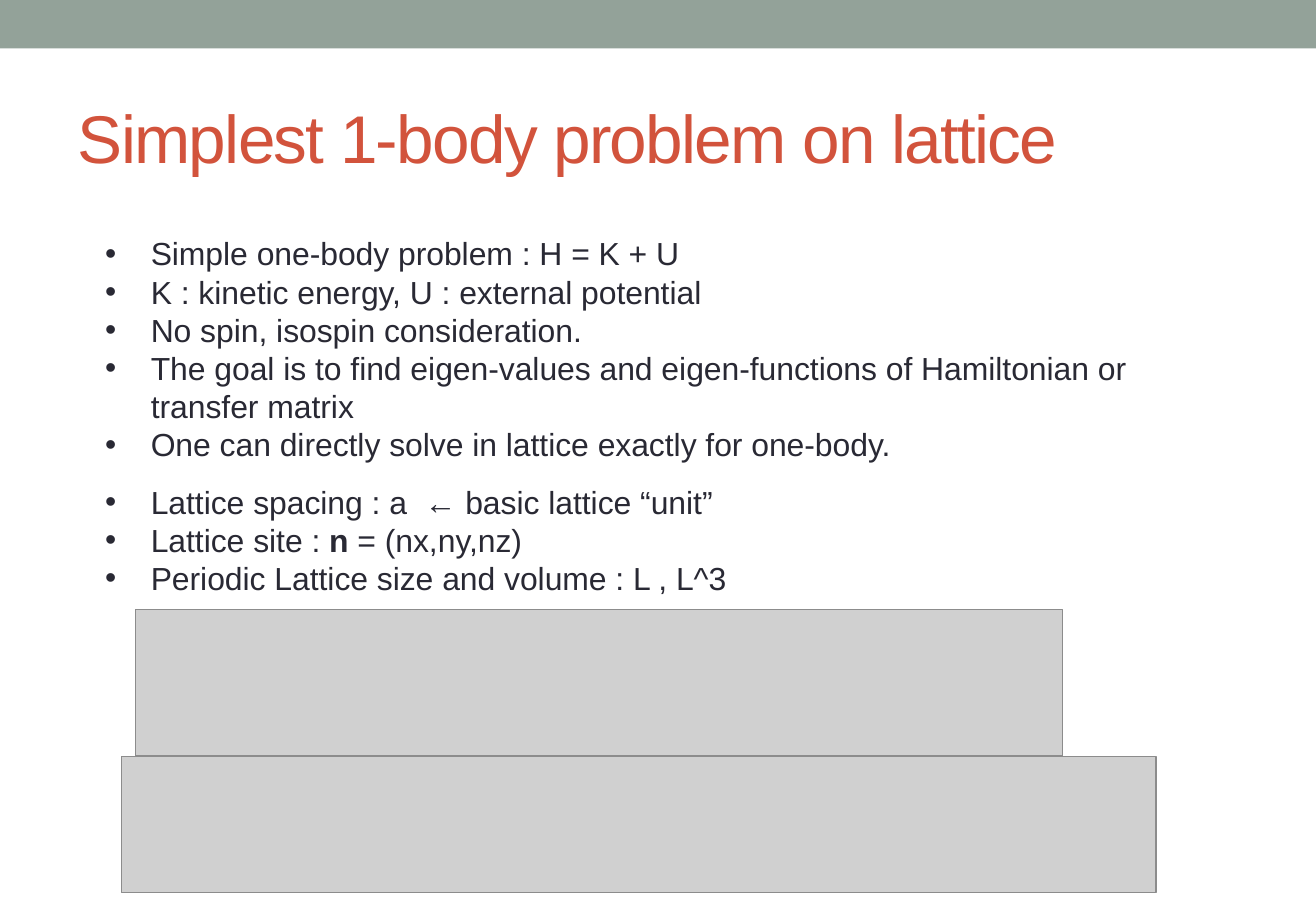
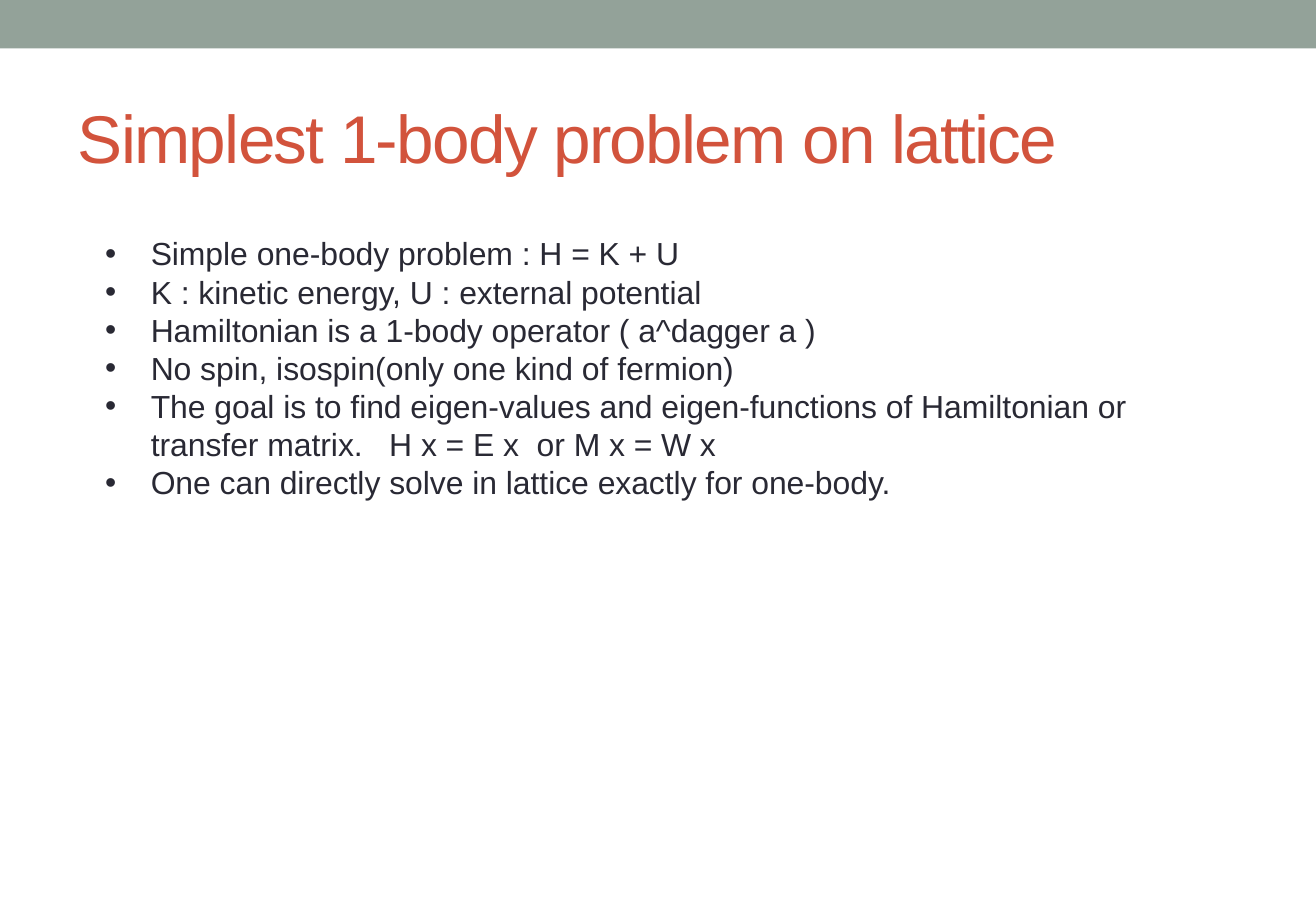
Before and after one commit to alphacentaury-github/NPSS2020, a slide deck: slide 11 of 20230612_Lattice_intro.pptx. Drawn at 1316x911 pixels with LibreOffice and Linux fonts; fonts in the diff are those of the drawing; grey boxes stand for pictures. Boxes give left, top, right and bottom in pixels: in the first picture for what was removed or moved away, otherwise in the second. Text is boxed around its words. In the diff, an @@ line names an element or a change of style, - is before the commit and + after.

```diff
--- a/20230612_Lattice_intro.pptx
+++ b/20230612_Lattice_intro.pptx
@@ text at box(151, 319, 1126, 457): text changed @@
-• No spin, isospin consideration.
-• The goal is to find eigen-values and eigen-functions of Hamiltonian or transfer matrix
+• Hamiltonian is a 1-body operator ( a^dagger a )
+• No spin, isospin(only one kind of fermion)
+• The goal is to find eigen-values and eigen-functions of Hamiltonian or transfer matrix. H x = E x or M x = W x
@@ text removed at box(151, 491, 726, 591) @@
-• Lattice spacing : a ← basic lattice “unit”
-• Lattice site : n = (nx,ny,nz)
-• Periodic Lattice size and volume : L , L^3
@@ picture removed at box(136, 610, 1063, 757) @@
@@ picture removed at box(122, 757, 1157, 893) @@
```
Also in this commit, not shown: 3 other slides changed, 1 slide added.
